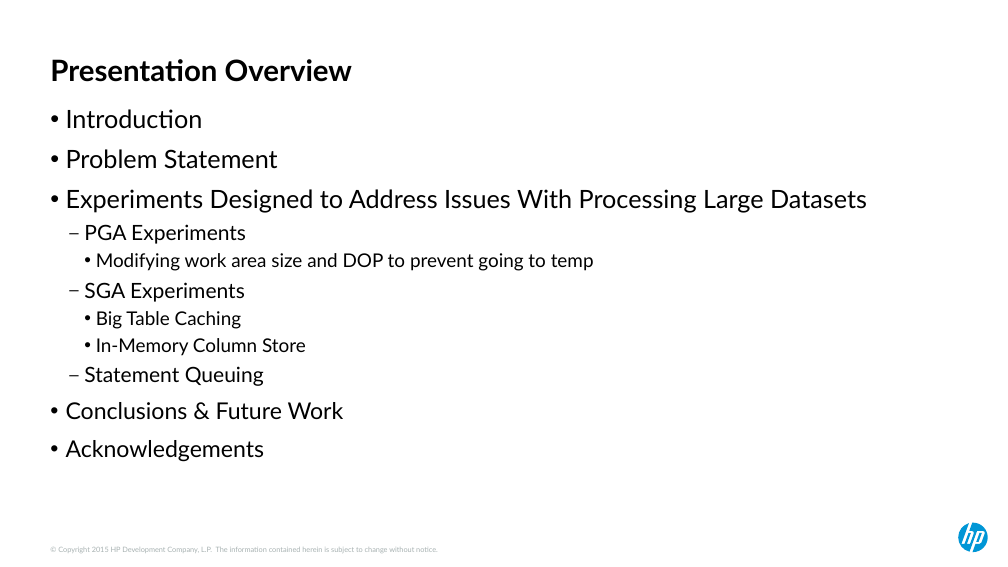
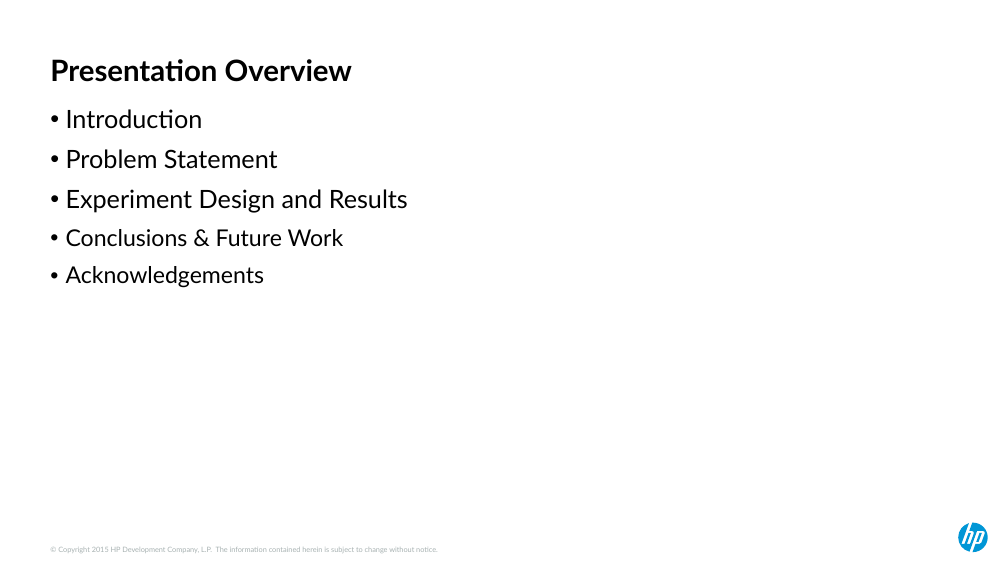
Before and after one commit to ndesilets/Group-13-HP-Big-Data-Analytics, a slide deck: slide 2 of Power Point Files/hotsos_2017 (kirbys inputs).pptx. Drawn at 1008x567 pixels with LibreOffice and Linux fonts; fonts in the diff are those of the drawing. Boxes give left, top, right and bottom in pixels: in the first picture for what was removed or moved away, otherwise in the second. Text is boxed around its words. In the diff, an @@ line names an element or a change of style, - is before the commit and + after.

```diff
--- a/Power Point Files/hotsos_2017 (kirbys inputs).pptx
+++ b/Power Point Files/hotsos_2017 (kirbys inputs).pptx
@@ text at bbox=[66, 189, 408, 213]: text changed; size 18 to 24 pt @@
-• Experiments Designed to Address Issues With Processing Large Datasets
-  – PGA Experiments
-    • Modifying work area size and DOP to prevent going to temp
-  – SGA Experiments
-    • Big Table Caching
-    • In-Memory Column Store
-  – Statement Queuing
+• Experiment Design and Results
```
Also in this commit, not shown: 8 other slides changed, 1 slide added, 3 other files.
